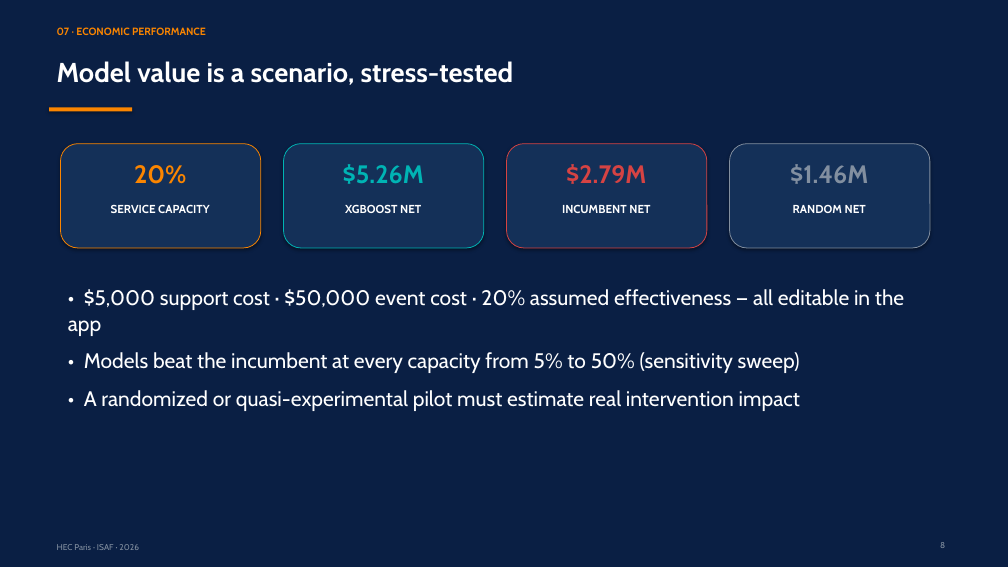
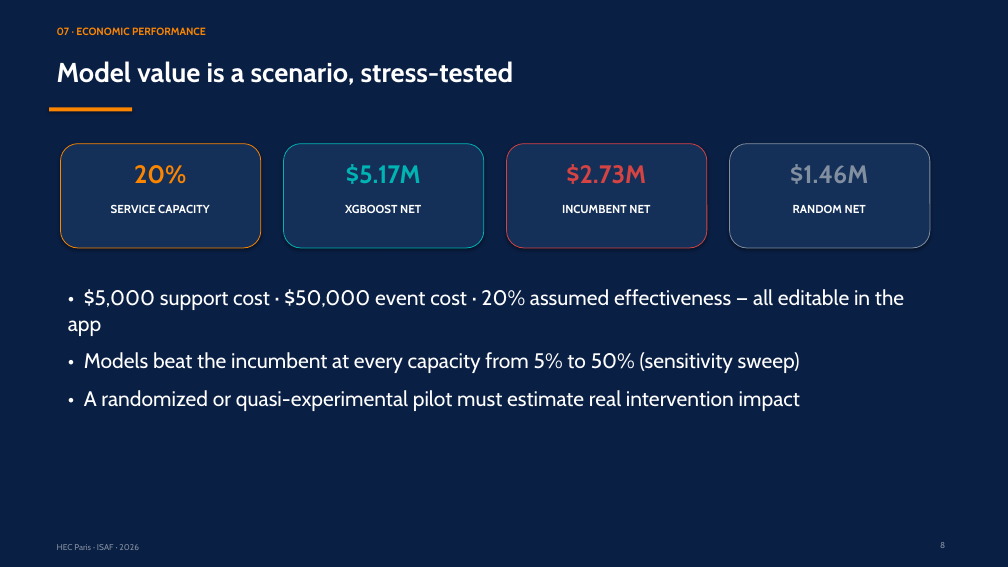
Before and after one commit to RyanBalech/recidivism-forecasting-analysis, a slide deck: slide 8 of reports/ISAF_Recidivism_Presentation.pptx. Drawn at 1008x567 pixels with LibreOffice and Linux fonts; fonts in the diff are those of the drawing. Boxes give left, top, right and bottom in pixels: in the first picture for what was removed or moved away, otherwise in the second. Text is boxed around its words. In the diff, an @@ line names an element or a change of style, - is before the commit and + after.

```diff
--- a/reports/ISAF_Recidivism_Presentation.pptx
+++ b/reports/ISAF_Recidivism_Presentation.pptx
@@ text at box(346, 164, 421, 184): text changed @@
-$5.26M
+$5.17M
@@ text at box(566, 164, 646, 184): text changed @@
-$2.79M
+$2.73M
```
Also in this commit, not shown: 12 other slides changed, 48 other files.
